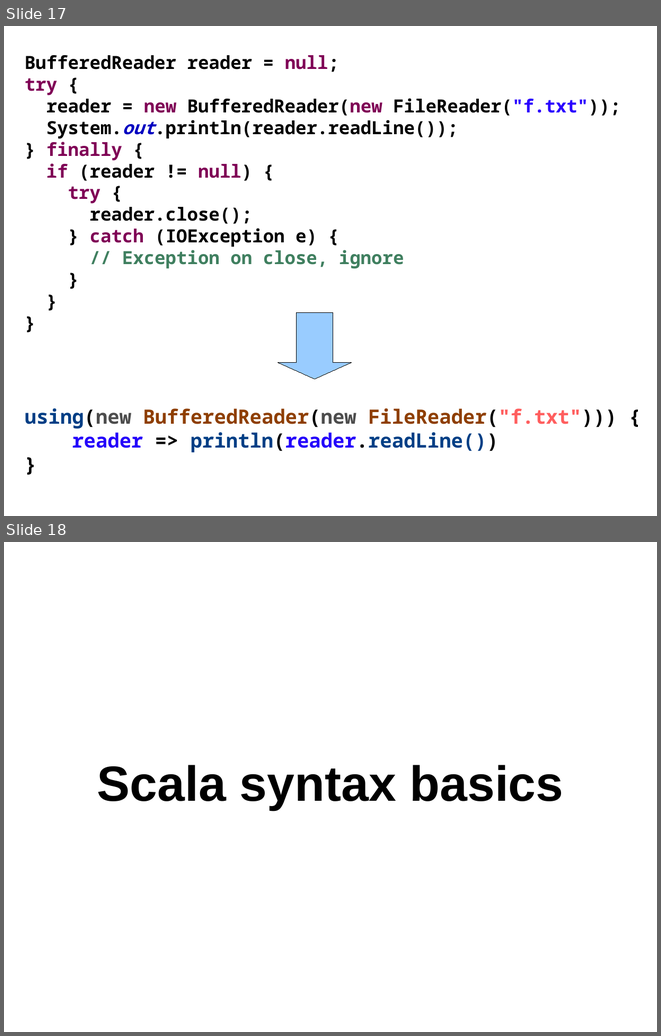
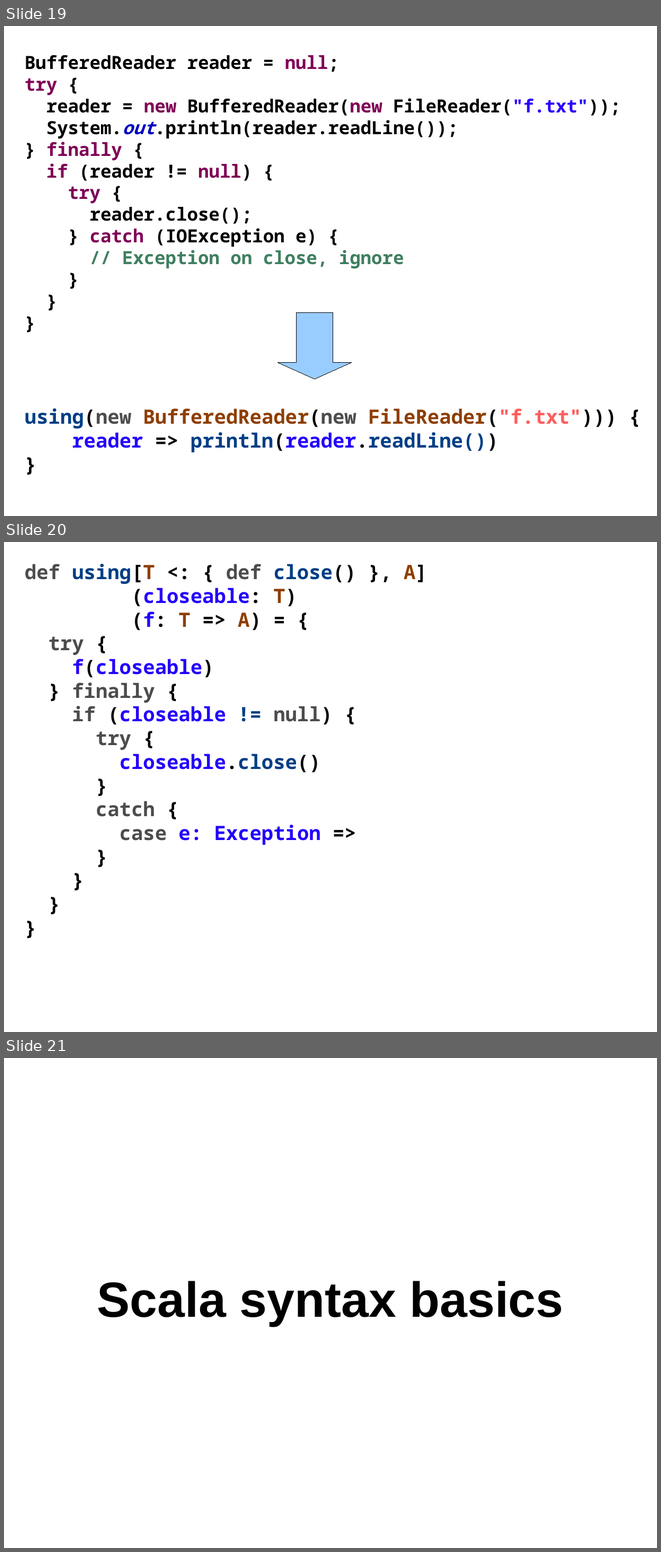
Before and after one commit to kaesler/ScalaTalk, a slide deck: my_slides/ScalaTalk.odp. Shown one above the other, each under a label of ours: slides 17 and 18 before the commit, slides 19, 20 and 21 after it. The pictures are 661x1036 and 661x1552 pixels, drawn with LibreOffice and Linux fonts; fonts in the diff are those of the drawing; background and template pictures are left out. Boxes give left, top, right and bottom in pixels: in the first picture for what was removed or moved away, otherwise in the second. Text is boxed around its words. In the diff, an @@ line names an element or a change of style, - is before the commit and + after.

```diff
--- a/my_slides/ScalaTalk.odp
+++ b/my_slides/ScalaTalk.odp
@@ slide 20 added at box(4, 542, 657, 1032), background #FFFFFF @@
@@ text added at box(25, 564, 427, 845), 24 pt, text #2300FB, bold @@
+def using[T <: { def close() }, A]
+(closeable: T)
+(f: T => A) = {
+try {
+f(closeable)
+} finally {
+if (closeable != null) {
+try {
+closeable.close()
+}
+catch {
+case e: Exception =>
+}
+}
+}
+}
@@ what was slide 17 is now slide 19 @@
@@ what was slide 18 is now slide 21 @@
```
Also in this commit, not shown: 4 slides changed, 3 other slides added, 35 other files.
